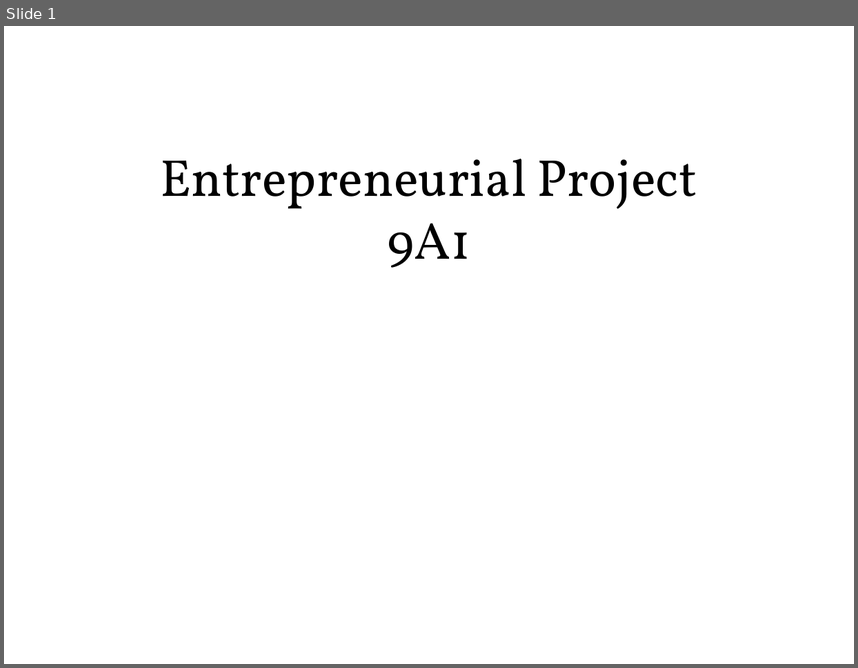
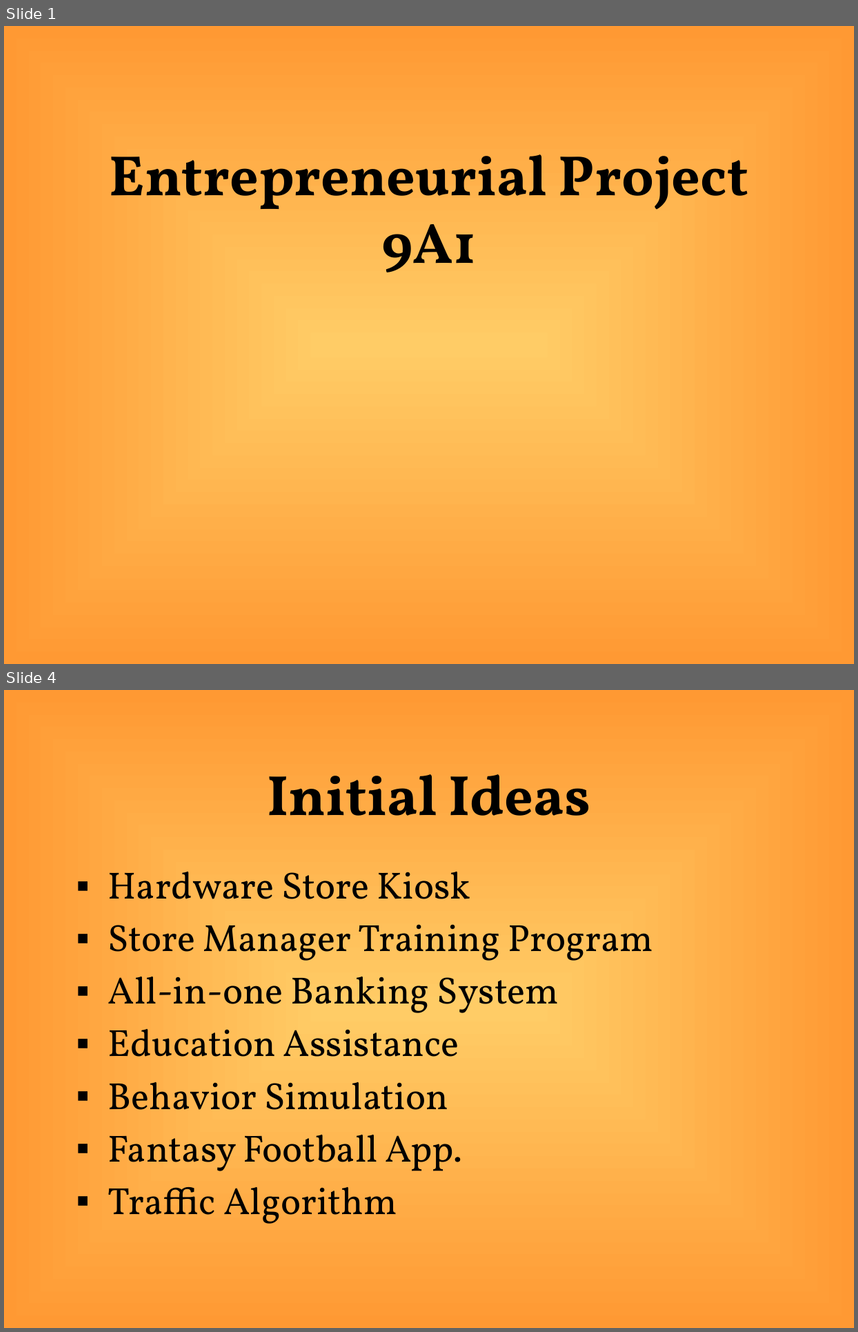
Before and after one commit to jliem/ninea1, a slide deck: doc/s1/Presentation-SeniorDesign.ppt. Shown one above the other, each under a label of ours: slide 1 before the commit, slides 1 and 4 after it; the slides between them are not shown. The pictures are 858x668 and 858x1332 pixels, drawn with LibreOffice and Linux fonts; fonts in the diff are those of the drawing. Boxes give left, top, right and bottom in pixels: in the first picture for what was removed or moved away, otherwise in the second. Text is boxed around its words. In the diff, an @@ line names an element or a change of style, - is before the commit and + after.

```diff
--- a/doc/s1/Presentation-SeniorDesign.ppt
+++ b/doc/s1/Presentation-SeniorDesign.ppt
@@ slide 4 added at box(4, 690, 854, 1328), background gradient #FFCC66 to #FF9933 @@
@@ title added at box(267, 774, 591, 816), 48 pt, text #000000, bold @@
+Initial Ideas
@@ text added at box(108, 871, 654, 1223), 32 pt, text #000000 @@
+▪ Hardware Store Kiosk
+▪ Store Manager Training Program
+▪ All-in-one Banking System
+▪ Education Assistance
+▪ Behavior Simulation
+▪ Fantasy Football App.
+▪ Traffic Algorithm
@@ slide 1 changed as well @@
@@ background #FFFFFF to gradient #FFCC66 to #FF9933 @@
@@ title "Entrepreneurial Project 9A1" at box(110, 154, 749, 272): size 44 to 48 pt, bold on @@
```
Also in this commit, not shown: 12 other slides added.
